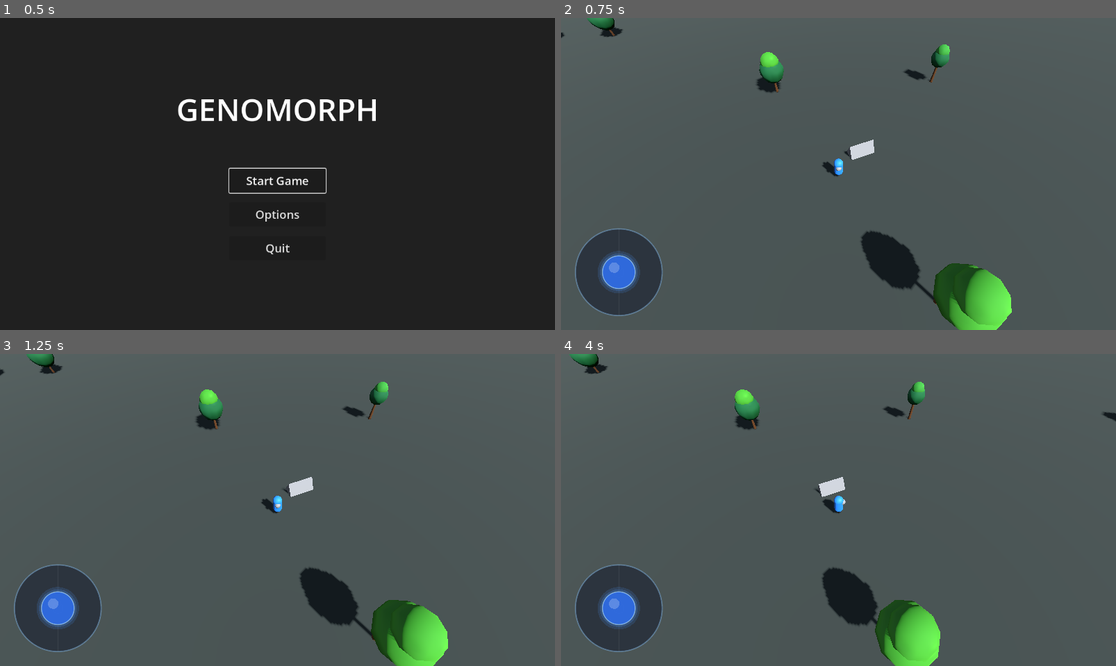
Above: before the commit, frames 1-4 (two rows, left to right).
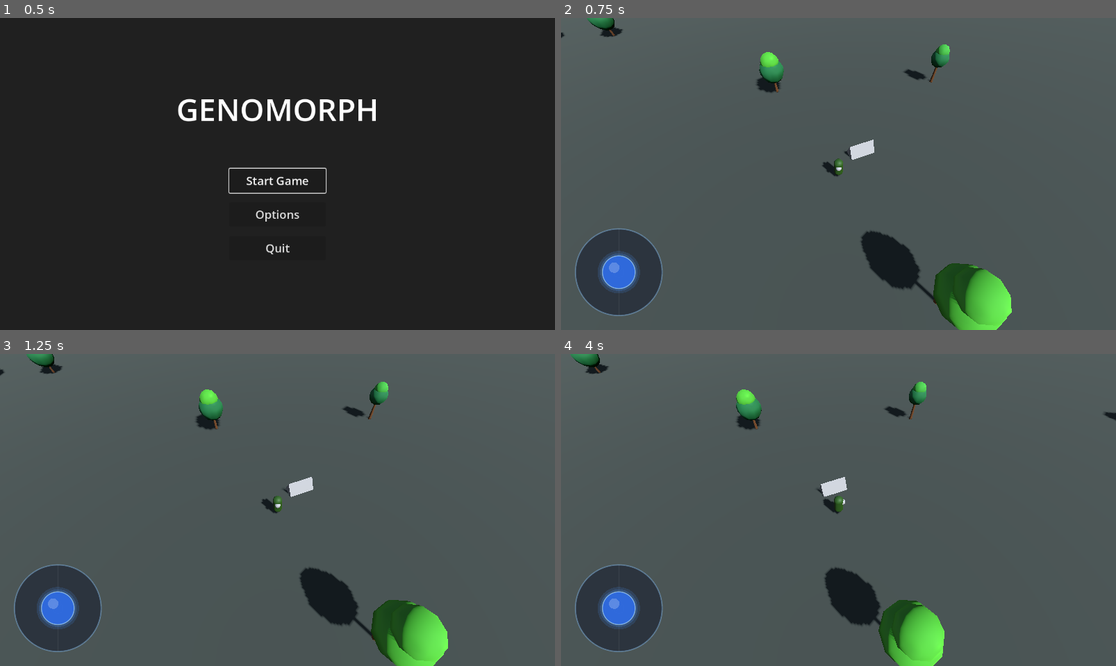
Above: after the commit, the same moments.

Repository: TradsKraken/GENOMORPH-
Game: Godot game, scene res://main_menu.tscn
Two runs of this game, one before a commit and one after it. Both use one fixed random seed, a clock stepped at 60 frames per second and the inputs below.
Inputs (mouse positions are in pixels of both pictures, inside the frame that each line leads up to):
- Up to frame 1 (0.5 s): no input
- Up to frame 2 (0.75 s): click "Start Game" at 0.5 s
- Up to frame 3 (1.25 s): no input
- Up to frame 4 (4 s): tap Enter (ui_accept) at 1.25, 1.52, 2.75 s; move the mouse to (960, 494) at 1.27 s; hold Right (ui_right) 1.28-2 s; click (960, 494) at 1.42 s; drag from (727, 525) to (810, 572) at 2.02 s; move the mouse to (894, 441) at 2.77 s; hold Right (ui_right) 2.78-3.5 s; drag from (810, 572) to (672, 463) at 3.52 s

Frame 1 is identical in both runs. In frame 2, less than 0.1% of the frame differs, in the area x 49-51%, y 44-51%; in frame 3, less than 0.1%; in frame 4, 1.2%, in the area x 1-100%, y 0-100%.

Commit message:
changed the velocity of the player to 2.5

Diff:
--- a/player.gd
+++ b/player.gd
@@ -6,7 +6,7 @@
 # ── Inspector exports ────────────────────────────────────────────────────────
 
 ## Movement speed in units per second.
-@export var speed: float = 3.0
+@export var speed: float = 2.5
 
 ## How fast the player accelerates to full speed.
 @export var acceleration: float = 20.0
--- a/player.tscn
+++ b/player.tscn
@@ -11,7 +11,7 @@
 height = 1.8
 
 [sub_resource type="StandardMaterial3D" id="4_player_material"]
-albedo_color = Color(0.18, 0.55, 1, 1)
+albedo_color = Color(0.14790025, 0.2995788, 0.08399514, 1)
 metallic = 0.1
 roughness = 0.6
 
